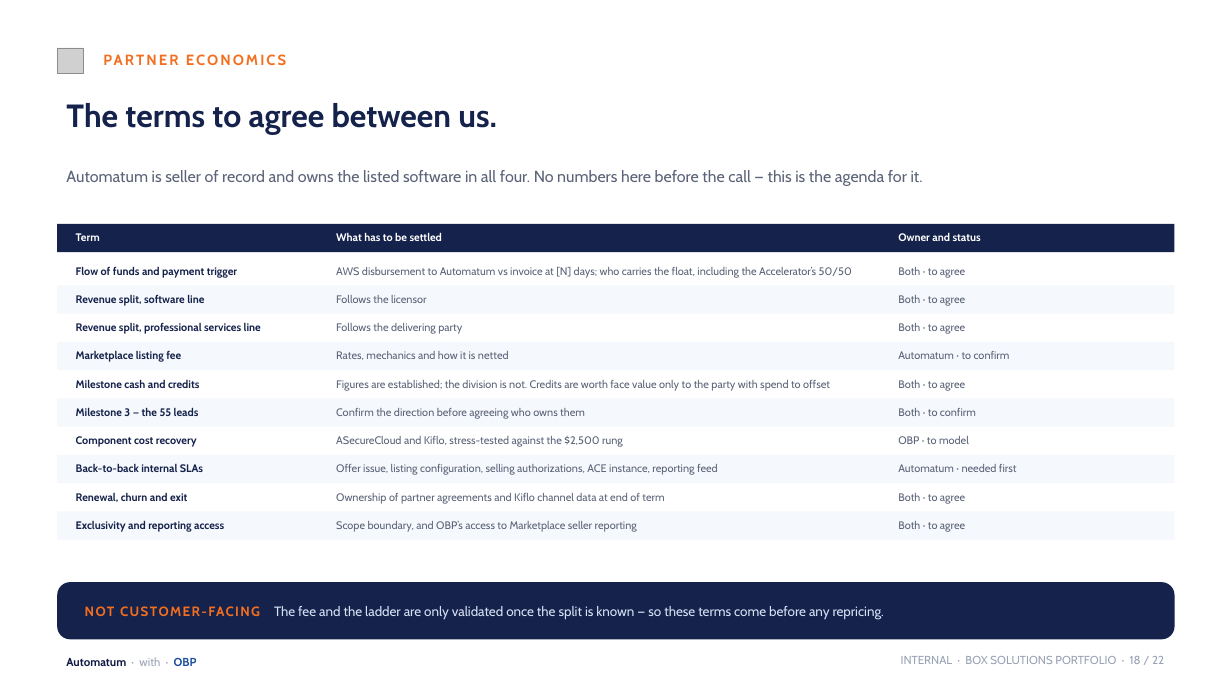
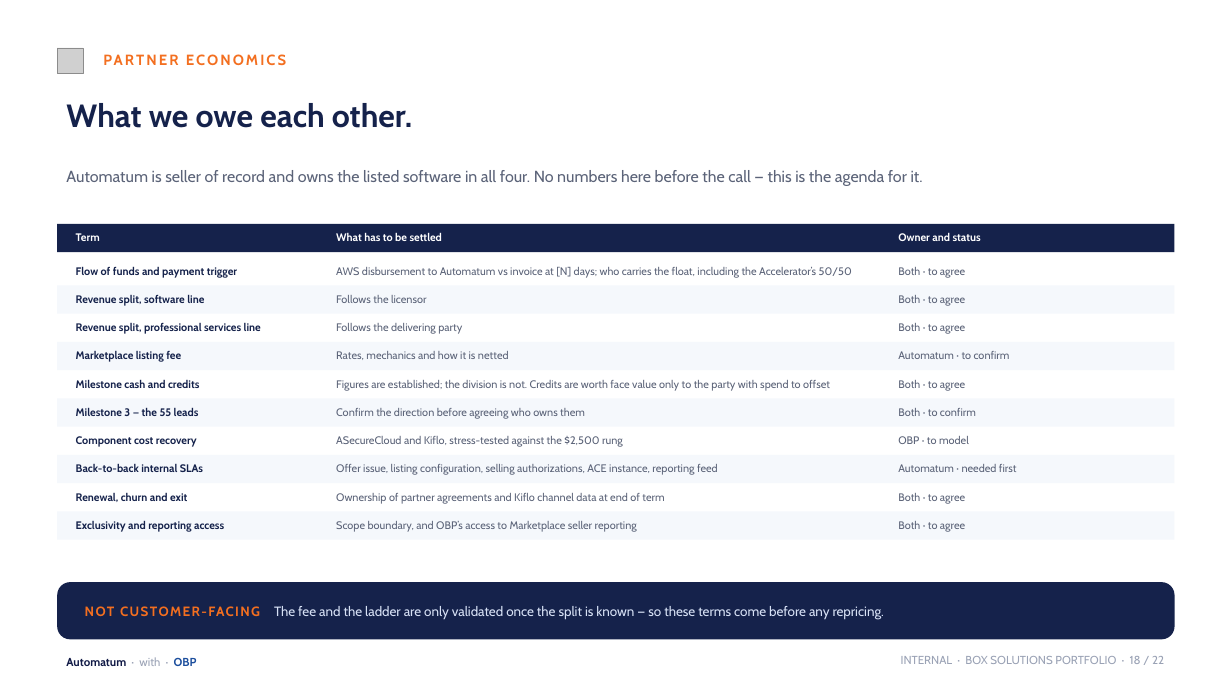
Before and after one commit to KianteEvans/barberbook, a slide deck: slide 18 of docs/deck/BOX_Solutions_Revised.pptx. Drawn at 1232x693 pixels with LibreOffice and Linux fonts; fonts in the diff are those of the drawing; grey boxes stand for pictures; background and template pictures are left out. Boxes give left, top, right and bottom in pixels: in the first picture for what was removed or moved away, otherwise in the second. Text is boxed around its words. In the diff, an @@ line names an element or a change of style, - is before the commit and + after.

```diff
--- a/docs/deck/BOX_Solutions_Revised.pptx
+++ b/docs/deck/BOX_Solutions_Revised.pptx
@@ text at box(66, 103, 412, 128): text changed @@
-The terms to agree between us.
+What we owe each other.
```
Also in this commit, not shown: 8 other slides changed, 2 other files.
